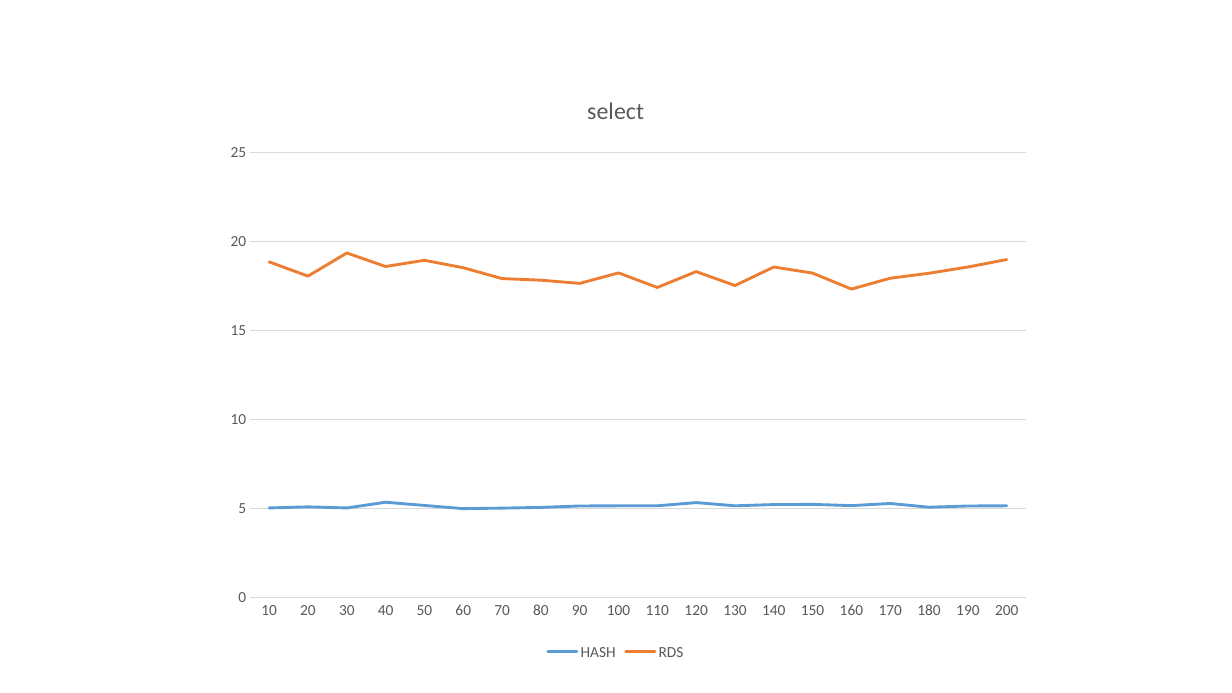
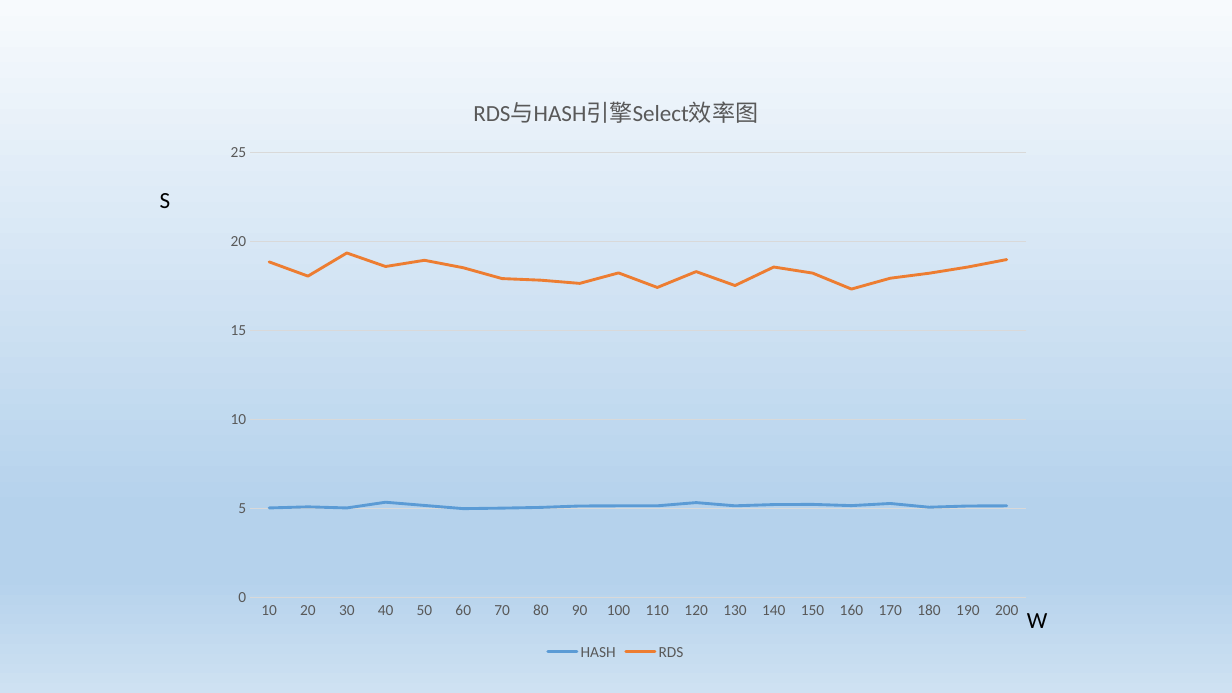
Before and after one commit to zoujunrong/weclu, a slide deck: slide 16 of weclu.pptx (slide 12 before the commit). Drawn at 1232x693 pixels with LibreOffice and Linux fonts; fonts in the diff are those of the drawing. Boxes give left, top, right and bottom in pixels: in the first picture for what was removed or moved away, otherwise in the second. Text is boxed around its words. In the diff, an @@ line names an element or a change of style, - is before the commit and + after.

```diff
--- a/weclu.pptx
+++ b/weclu.pptx
@@ background #FFFFFF to gradient #F7FAFD to #B5D2EC to #CEE1F2 @@
@@ line chart at (x1=205, y1=73, x2=1027, y2=665) @@
@@ title "select " to "RDS与HASH引擎Select效率图 " @@
@@ text added at (x1=160, y1=193, x2=171, y2=208), 18 pt, text #000000 @@
+S
@@ text added at (x1=1027, y1=613, x2=1048, y2=628), 18 pt, text #000000 @@
+W
```
Also in this commit, not shown: 12 other slides changed, 8 slides added, 1 slide removed, 9 other files.
